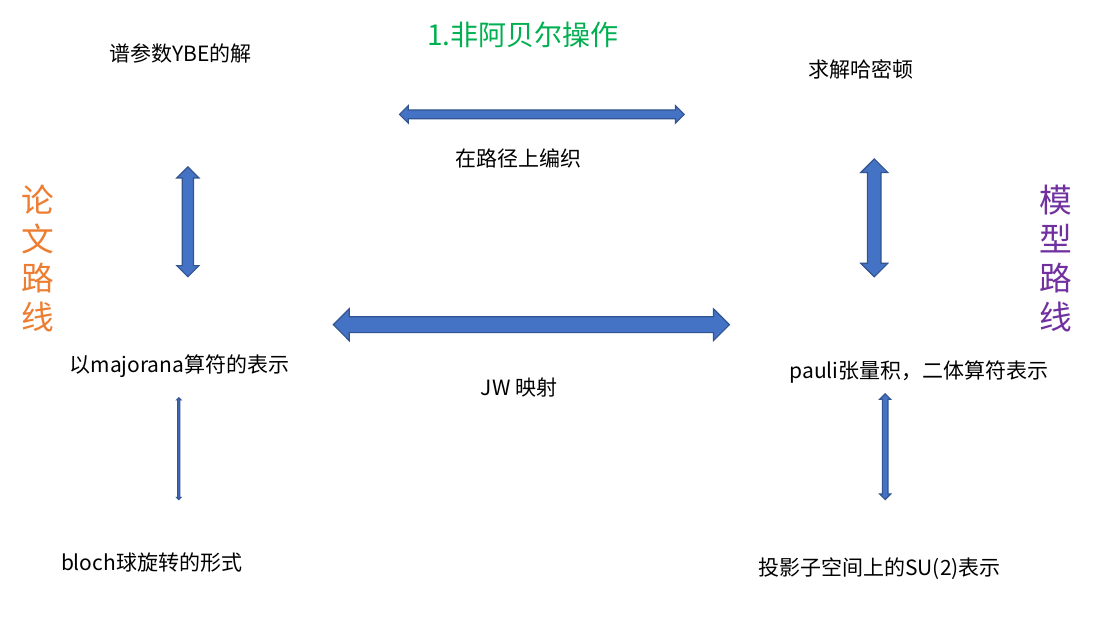
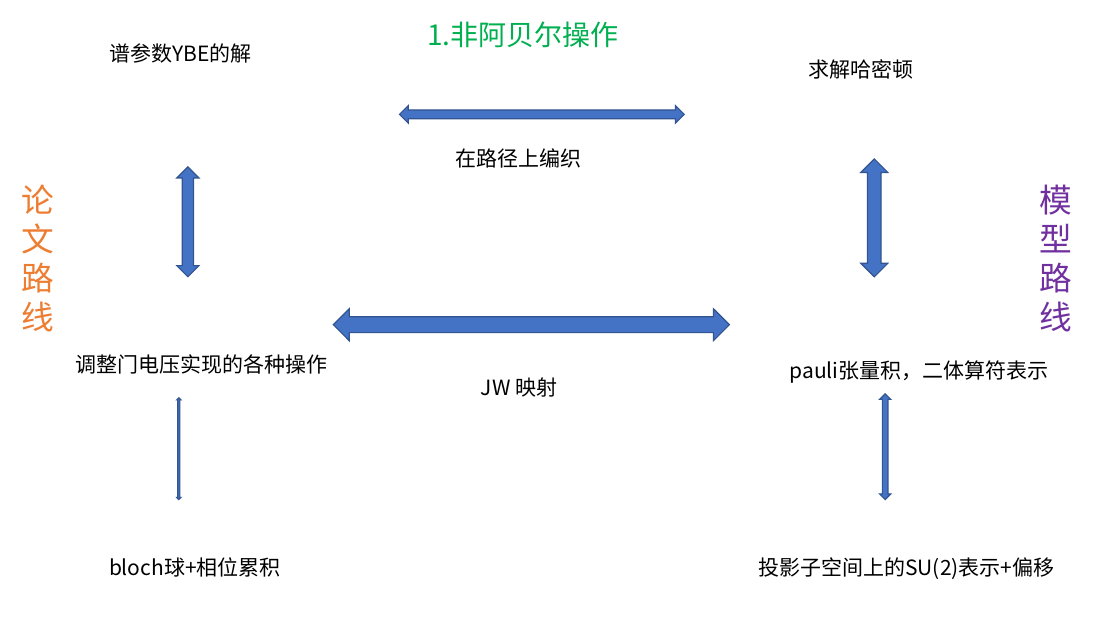
Before and after one commit to Asice-Cloud/quantummmm, a slide deck: slide 3 of y2.pptx. Drawn at 1120x630 pixels with LibreOffice and Linux fonts; fonts in the diff are those of the drawing. Boxes give left, top, right and bottom in pixels: in the first picture for what was removed or moved away, otherwise in the second. Text is boxed around its words. In the diff, an @@ line names an element or a change of style, - is before the commit and + after.

```diff
--- a/y2.pptx
+++ b/y2.pptx
@@ text removed at [70, 354, 290, 377] @@
-以majorana算符的表示
@@ text added at [75, 354, 327, 374], 18 pt, text #000000 @@
+调整门电压实现的各种操作
@@ text removed at [61, 552, 242, 572] @@
-bloch球旋转的形式
@@ text added at [109, 557, 281, 577], 18 pt, text #000000 @@
+bloch球+相位累积
@@ text at [758, 557, 1054, 579]: text changed @@
-投影子空间上的SU(2)表示
+投影子空间上的SU(2)表示+偏移
```
Also in this commit, not shown: 3 other slides changed, 4 slides added, 1 slide removed, 17 other files.
